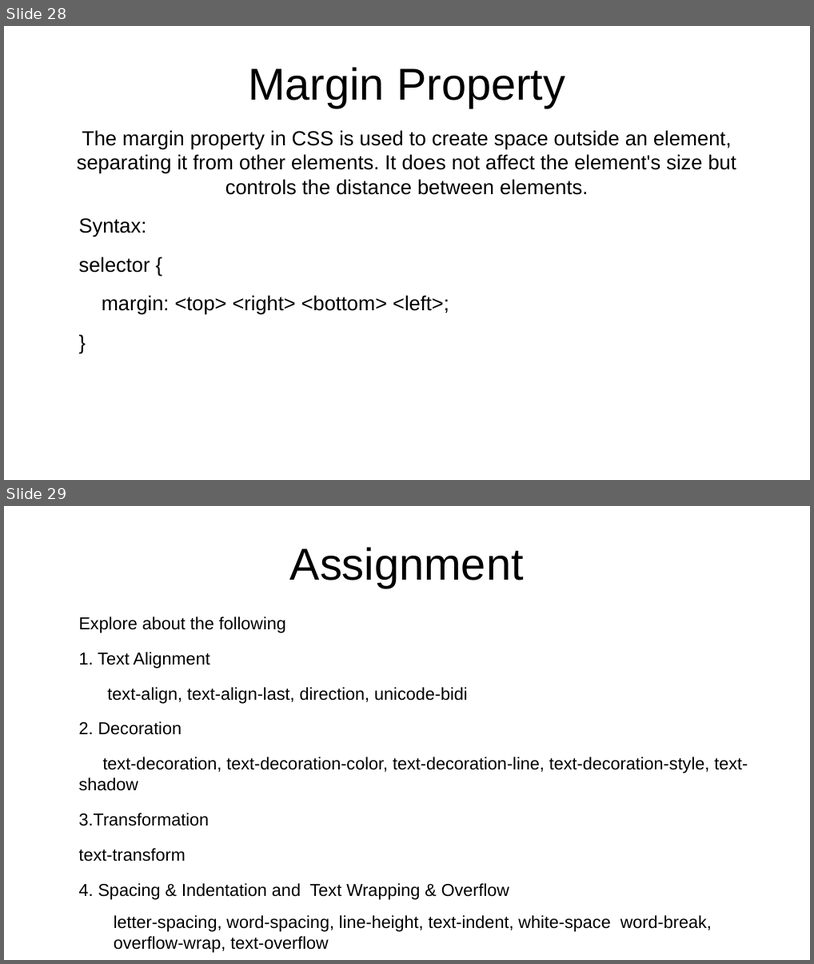
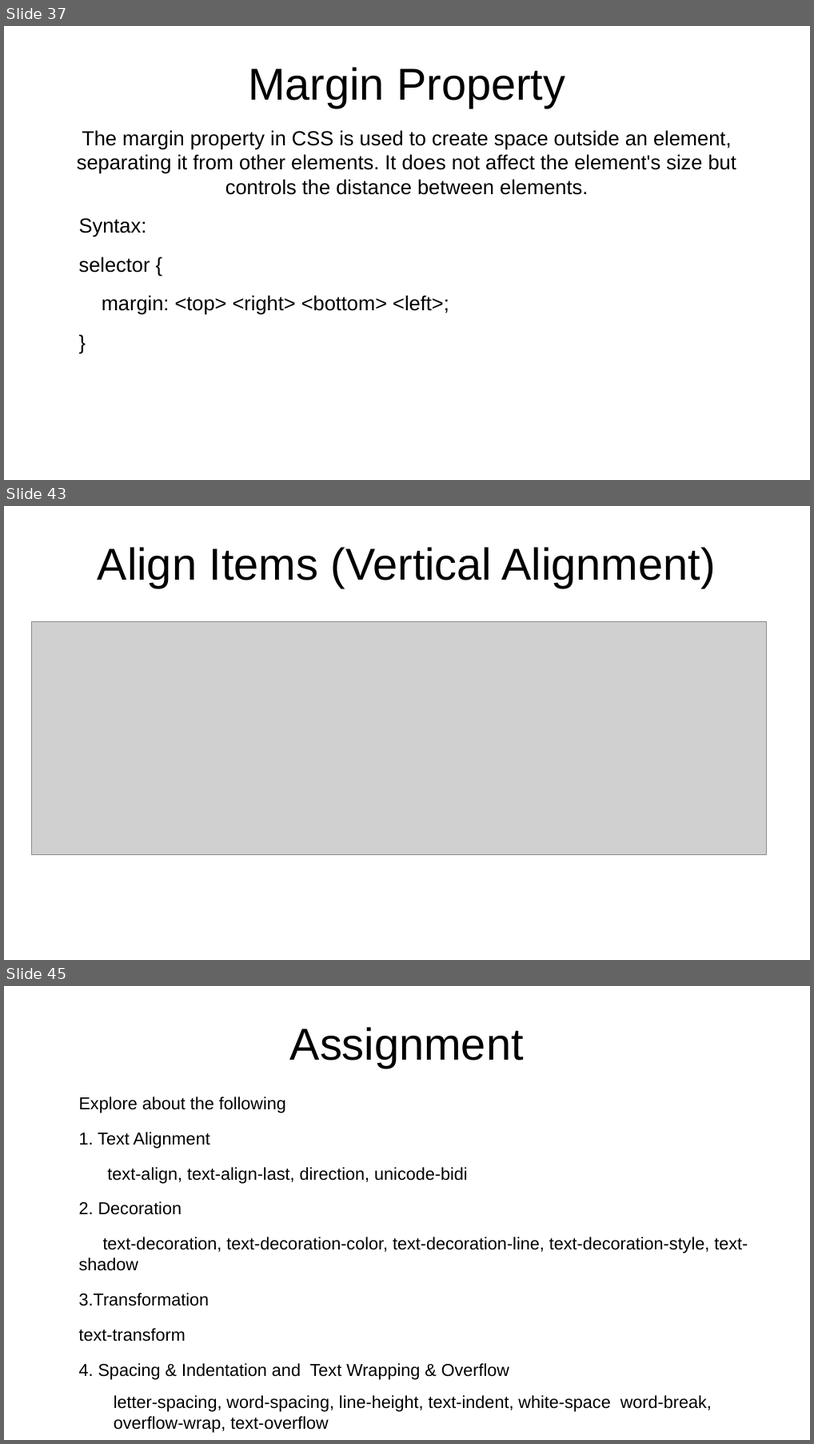
Before and after one commit to sam-rubin/exercises, a slide deck: Introduction_To_HTML.odp. Shown one above the other, each under a label of ours: slides 28 and 29 before the commit, slides 37, 43 and 45 after it; the slides between them are not shown. The pictures are 814x964 and 814x1444 pixels, drawn with LibreOffice and Linux fonts; fonts in the diff are those of the drawing; grey boxes stand for pictures. Boxes give left, top, right and bottom in pixels: in the first picture for what was removed or moved away, otherwise in the second. Text is boxed around its words. In the diff, an @@ line names an element or a change of style, - is before the commit and + after.

```diff
--- a/Introduction_To_HTML.odp
+++ b/Introduction_To_HTML.odp
@@ slide 43 added at bbox=[4, 506, 810, 960], background #FFFFFF @@
@@ title added at bbox=[98, 547, 716, 588], 44 pt, text #000000 @@
+Align Items (Vertical Alignment)
@@ picture added at bbox=[32, 621, 767, 854] @@
@@ what was slide 28 is now slide 37 @@
@@ what was slide 29 is now slide 45 @@
```
Also in this commit, not shown: 4 slides changed, 15 other slides added, 3 slides removed, 1 other file.
